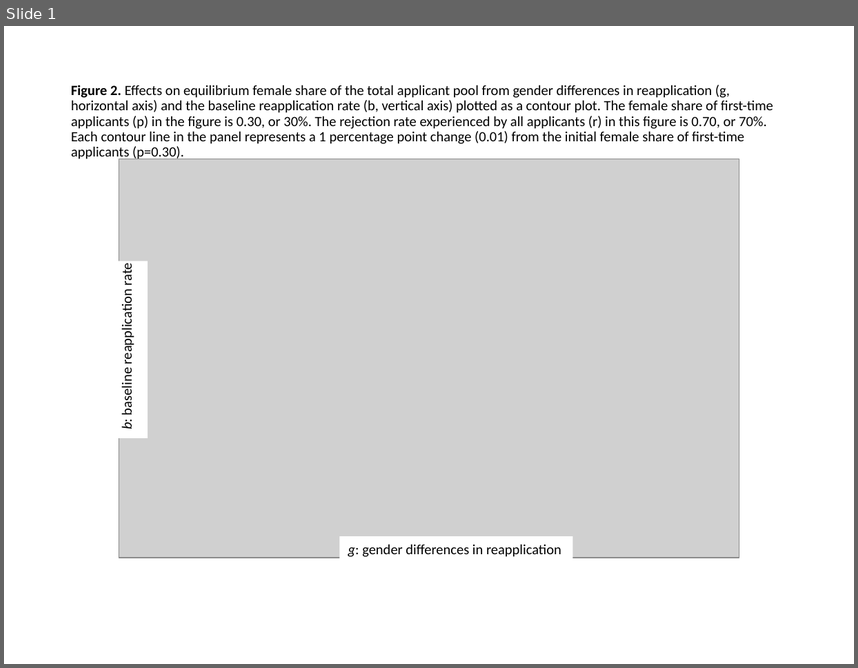
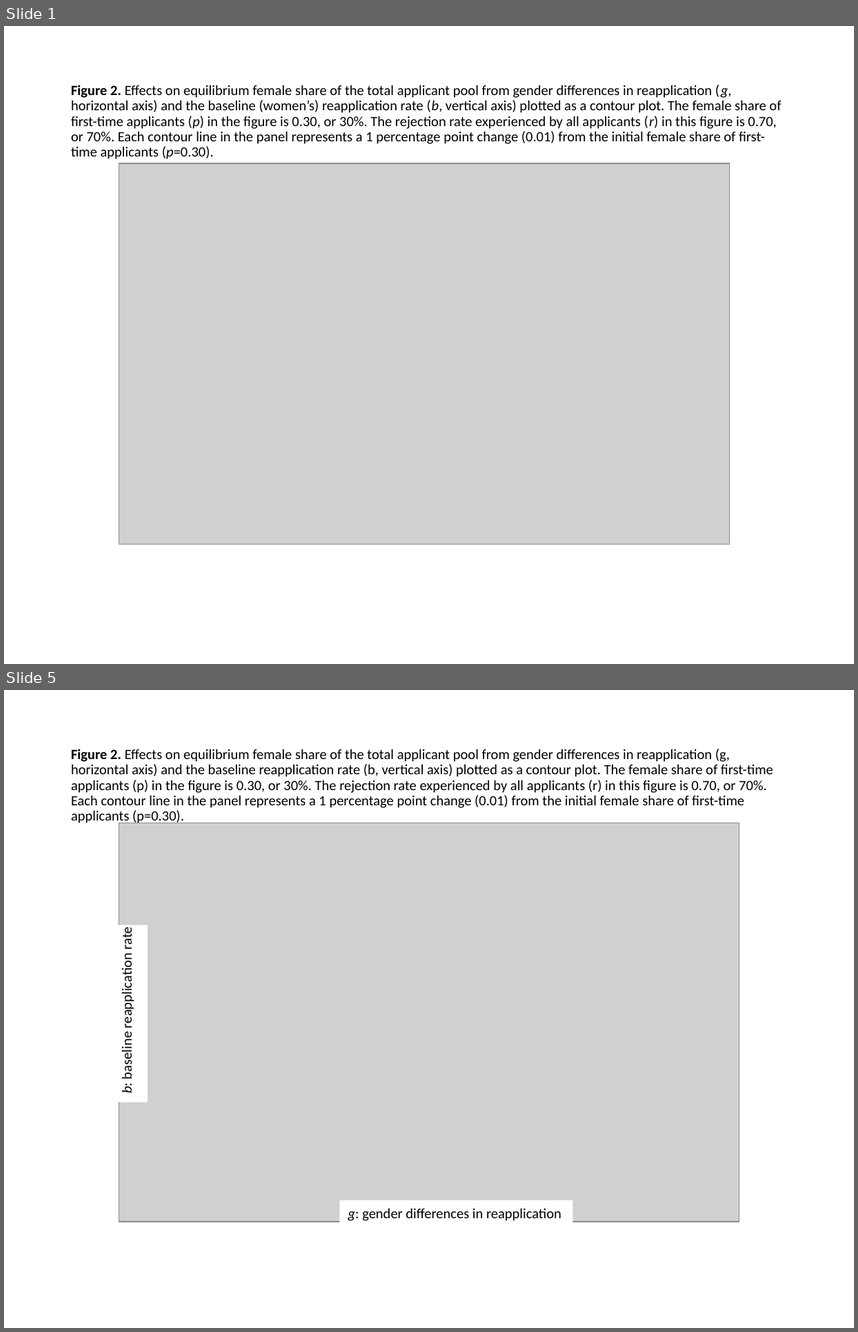
Before and after one commit to brubineau/genderReapplyDiffs, a slide deck: ParamSpaceFigures.pptx. Shown one above the other, each under a label of ours: slide 1 before the commit, slides 1 and 5 after it; the slides between them are not shown. The pictures are 858x668 and 858x1332 pixels, drawn with LibreOffice and Linux fonts; fonts in the diff are those of the drawing; grey boxes stand for pictures. Boxes give left, top, right and bottom in pixels: in the first picture for what was removed or moved away, otherwise in the second. Text is boxed around its words. In the diff, an @@ line names an element or a change of style, - is before the commit and + after.

Commit message:
update paper tables and figure files

```diff
--- a/ParamSpaceFigures.pptx
+++ b/ParamSpaceFigures.pptx
@@ slide 1 added at [4, 26, 854, 664], background #FFFFFF @@
@@ title added at [71, 85, 781, 159], 12 pt, text #000000 @@
+Figure 2. Effects on equilibrium female share of the total applicant pool from gender differences in reapplication (g, horizontal axis) and the baseline (women’s) reapplication rate (b, vertical axis) plotted as a contour plot. The female share of first-time applicants (p) in the figure is 0.30, or 30%. The rejection rate experienced by all applicants (r) in this figure is 0.70, or 70%. Each contour line in the panel represents a 1 percentage point change (0.01) from the initial female share of first-time applicants (p=0.30).
@@ picture added at [119, 164, 729, 545] @@
@@ what was slide 1 is now slide 5 @@
```
Also in this commit, not shown: 3 other slides added, 2 other files.
